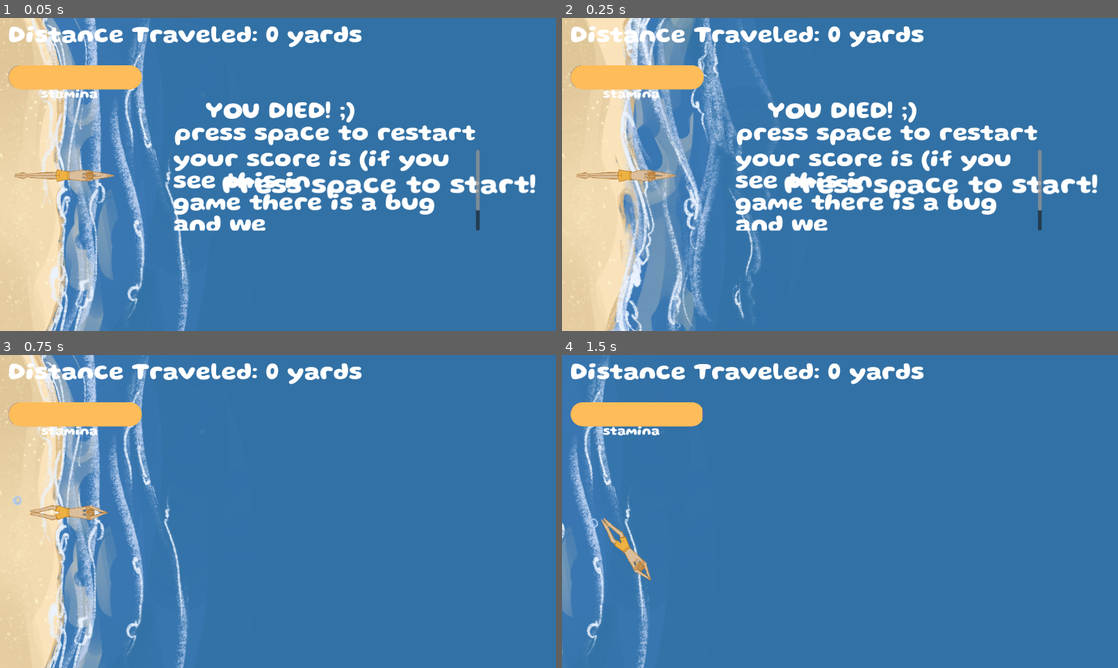
Above: before the commit, frames 1-4 (two rows, left to right).
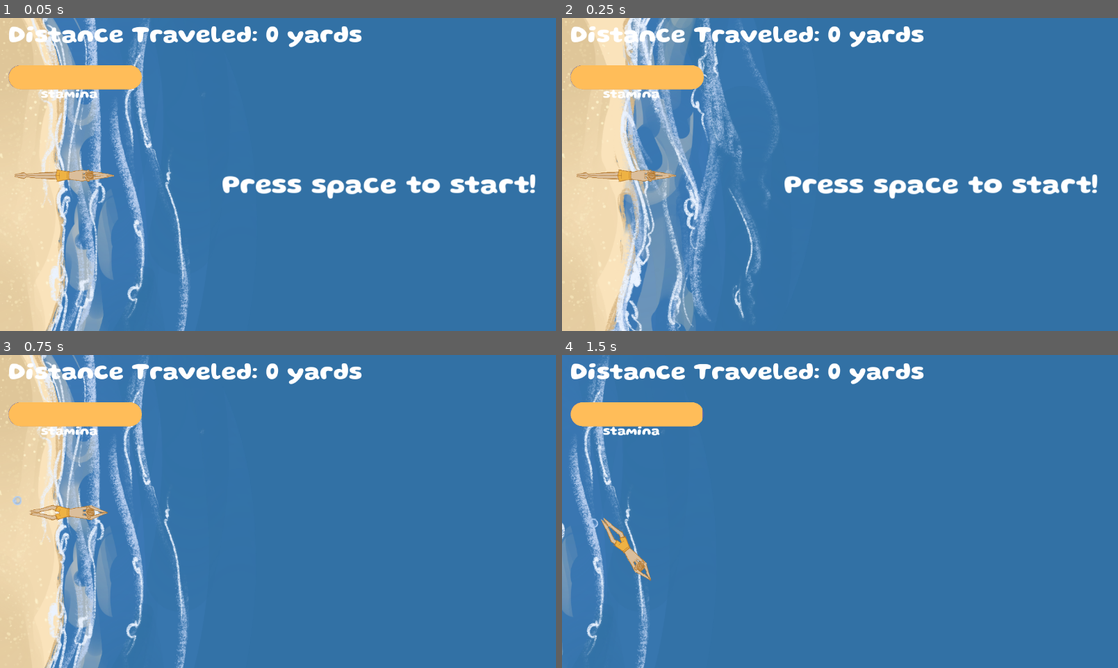
Above: after the commit, the same moments.

Repository: sophieTheProgrammer/microjam-island-61
Game: Godot game, scene res://scenes/game.tscn
Two runs of this game, one before a commit and one after it. Both use one fixed random seed, a clock stepped at 60 frames per second and the inputs below. Sound files missing from this copy of the repository are replaced by a short silence.
Inputs (mouse positions are in pixels of both pictures, inside the frame that each line leads up to):
- Up to frame 1 (0.05 s): no input
- Up to frame 2 (0.25 s): no input
- Up to frame 3 (0.75 s): tap Space (restart game) at 0.5 s; move the mouse to (400, 495) at 0.52 s; click (400, 495) at 0.6 s
- Up to frame 4 (1.5 s): tap Enter (ui_accept) at 0.77 s; move the mouse to (728, 527) at 1.27 s; hold Down (down) from 1.28 s (still down); click (728, 527) at 1.35 s

The runs differ from the first frame. In frame 1, 5.8% of the frame differs, in the area x 31-87%, y 26-68%; in frame 2, 5.8%; in frame 3, nothing differs; in frame 4, nothing differs.

Commit message:
end screen fix

Diff:
--- a/scenes/end_screen.tscn
+++ b/scenes/end_screen.tscn
@@ -7,26 +7,27 @@
 
 [node name="CanvasLayer" type="CanvasLayer" parent="." unique_id=1381339903]
 layer = 2
+visible = false
 
 [node name="score" type="RichTextLabel" parent="CanvasLayer" unique_id=339543457]
-offset_left = 359.0
-offset_top = 273.0
-offset_right = 994.0
-offset_bottom = 440.0
+offset_left = 117.0
+offset_top = 353.0
+offset_right = 1060.0
+offset_bottom = 520.0
 text = "your score is (if you see this in
 game there is a bug and we
 need to fix it lol)"
 
 [node name="Space to restart" type="RichTextLabel" parent="CanvasLayer" unique_id=1233305378]
-offset_left = 362.0
-offset_top = 219.0
-offset_right = 997.0
-offset_bottom = 386.0
+offset_left = 120.0
+offset_top = 299.0
+offset_right = 755.0
+offset_bottom = 466.0
 text = "press space to restart"
 
 [node name="EndTitle" type="RichTextLabel" parent="CanvasLayer" unique_id=65157155]
-offset_left = 426.0
-offset_top = 173.0
-offset_right = 1061.0
-offset_bottom = 340.0
+offset_left = 120.0
+offset_top = 161.0
+offset_right = 1006.0
+offset_bottom = 324.0
 text = "YOU DIED! ;)"
--- a/scripts/end_screen.gd
+++ b/scripts/end_screen.gd
@@ -20,7 +20,7 @@
 		if Global.game_is_running:
 			end_title.text = "You died by " + source + ", try "
 			if source == "stamina":
-				end_title.text += "finding a log to breath next time"
+				end_title.text += "getting on a log to take a break next time"
 			else:
 				end_title.text += "avoiding them next time"
 			score.text = "Score: " + str(int(Global.score*Global.measure_unit))
@@ -28,7 +28,13 @@
 			if int(Global.score*Global.measure_unit) > Global.high_score:
 				print("YAYAYYASY HIGH SCHORE")
 				Global.high_score = int(Global.score*Global.measure_unit)
-				score.text = "New high score!" + "\n" +str(Global.high_score*Global.measure_unit)
+				score.text = "New high score!    " + str(int(Global.high_score*Global.measure_unit))
+				if Global.measure_unit == 1:
+					score.text += " yard"
+				else:
+					score.text += " meter"
+				if int(Global.high_score*Global.measure_unit) != 1:
+					score.text += "s"
 			$CanvasLayer.show()
 			Global.game_is_running = false
 			await Global.fade_node.fade(0.5, 0.2).finished
